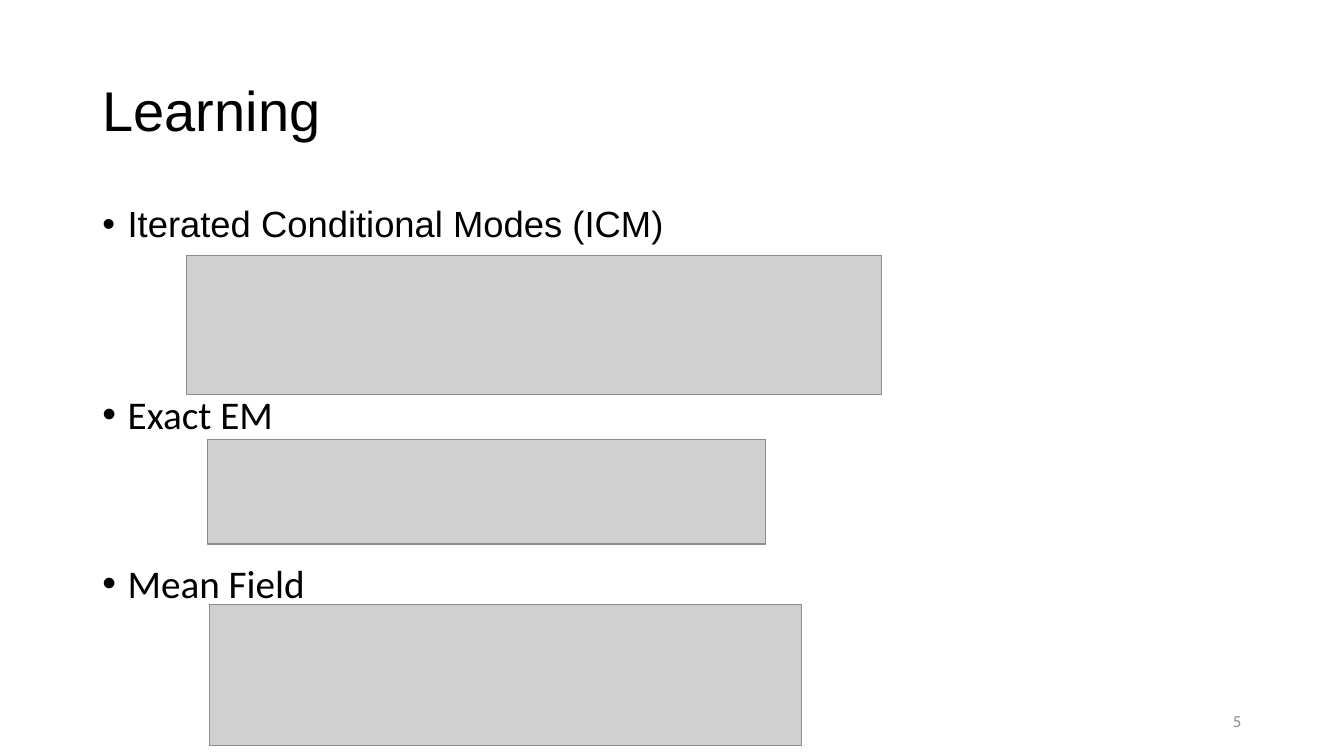
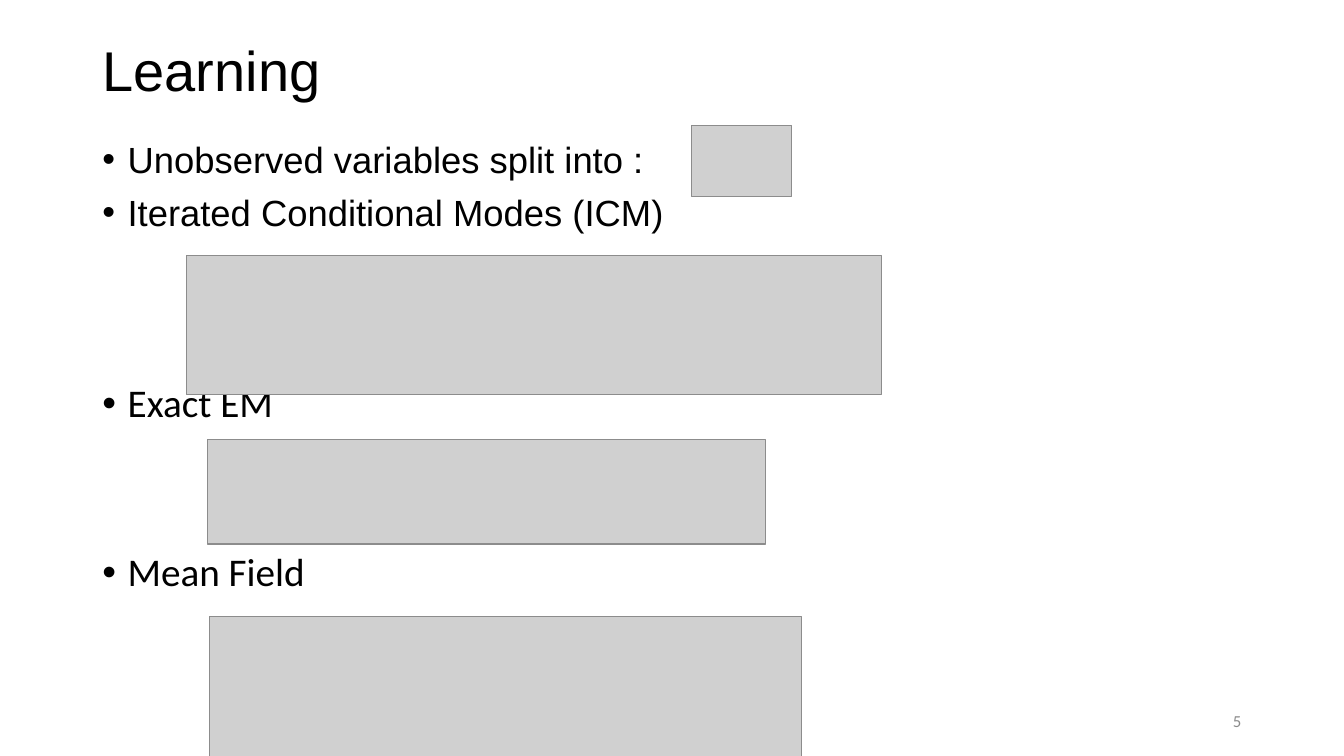
Before and after one commit to keithzhou/InferencePGM, a slide deck: slide 5 of presentation/presentation_v3.pptx. Drawn at 1344x756 pixels with LibreOffice and Linux fonts; fonts in the diff are those of the drawing; grey boxes stand for pictures. Boxes give left, top, right and bottom in pixels: in the first picture for what was removed or moved away, otherwise in the second. Text is boxed around its words. In the diff, an @@ line names an element or a change of style, - is before the commit and + after.

Commit message:
pre update

```diff
--- a/presentation/presentation_v3.pptx
+++ b/presentation/presentation_v3.pptx
@@ title "Learning": place and size @@
-title "Learning" at (102,90,320,141)
+title "Learning" at (102,50,320,101)
@@ text "Unobserved variables split into :": place and size @@
-text "Unobserved variables split into :" at (128,210,663,608)
+text "Unobserved variables split into :" at (128,146,663,587)
@@ text at (128,146,623,180): paragraph added @@
+• Unobserved variables split into :
@@ picture added at (692,125,792,197) @@
@@ picture: place and size @@
-picture at (209,605,802,746)
+picture at (209,617,802,756)
```
